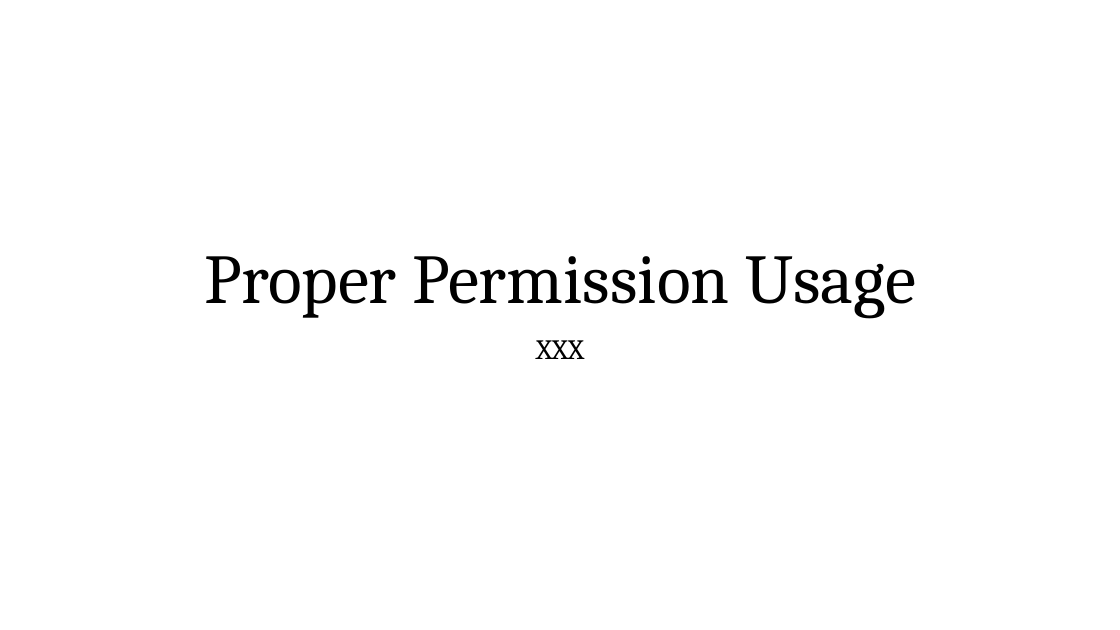
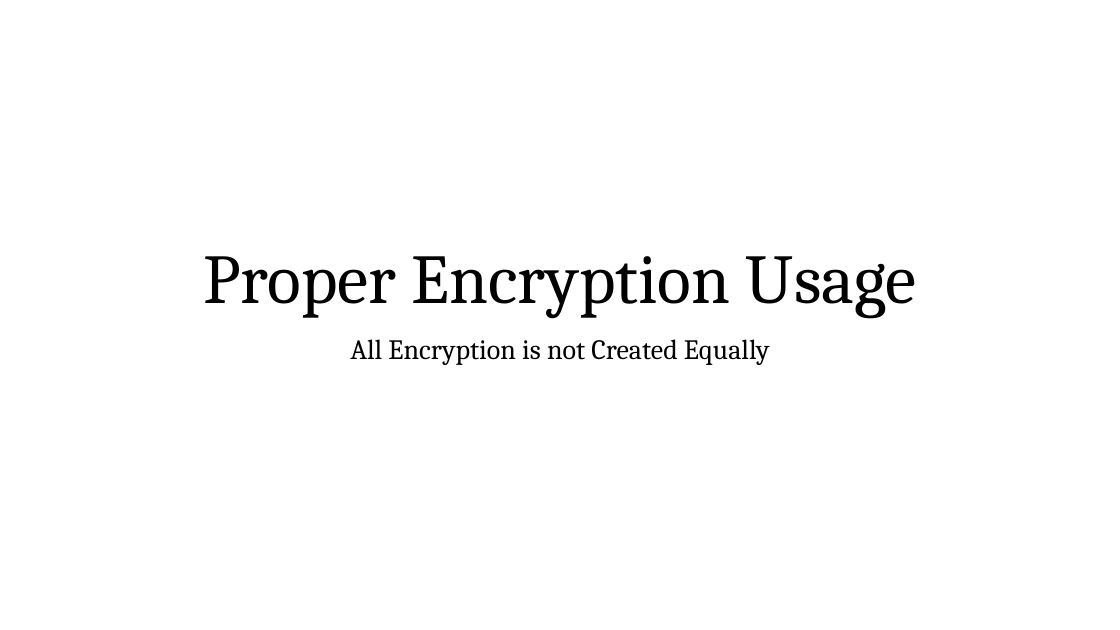
Before and after one commit to dan7800/VulnerableAndroidAppOracle, a slide deck: slide 1 of Vulnerabilities/ProperEncyption/ProperEncryption.pptx. Drawn at 1120x630 pixels with LibreOffice and Linux fonts; fonts in the diff are those of the drawing. Boxes give left, top, right and bottom in pixels: in the first picture for what was removed or moved away, otherwise in the second. Text is boxed around its words. In the diff, an @@ line names an element or a change of style, - is before the commit and + after.

Commit message:
updated slides

```diff
--- a/Vulnerabilities/ProperEncyption/ProperEncryption.pptx
+++ b/Vulnerabilities/ProperEncyption/ProperEncryption.pptx
@@ title at [203, 256, 917, 318]: text changed @@
-Proper Permission Usage
+Proper Encryption Usage
@@ subtitle at [350, 339, 770, 365]: text changed @@
-XXX
+All Encryption is not Created Equally
```
Also in this commit, not shown: 18 slides added.
